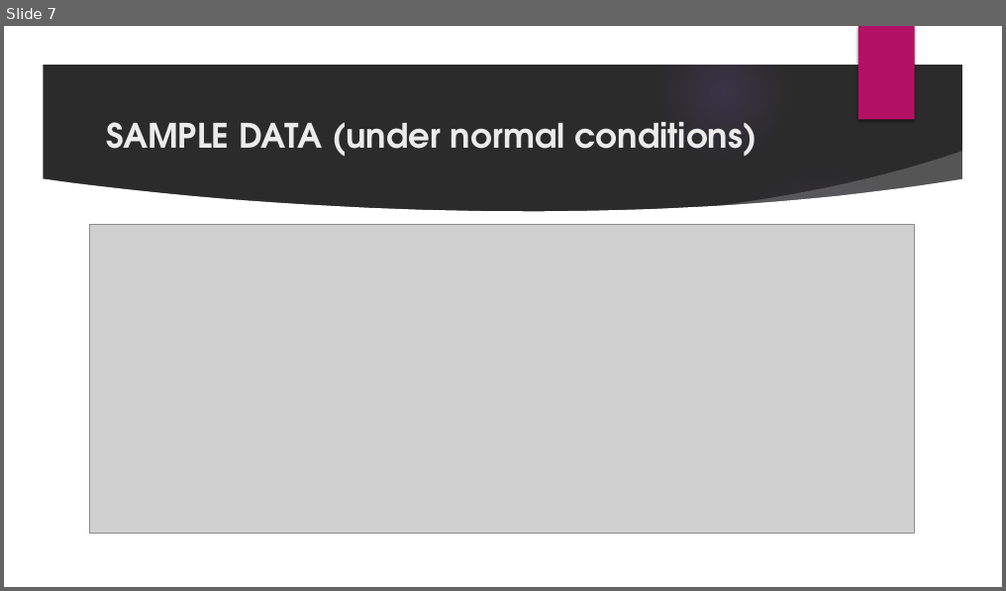
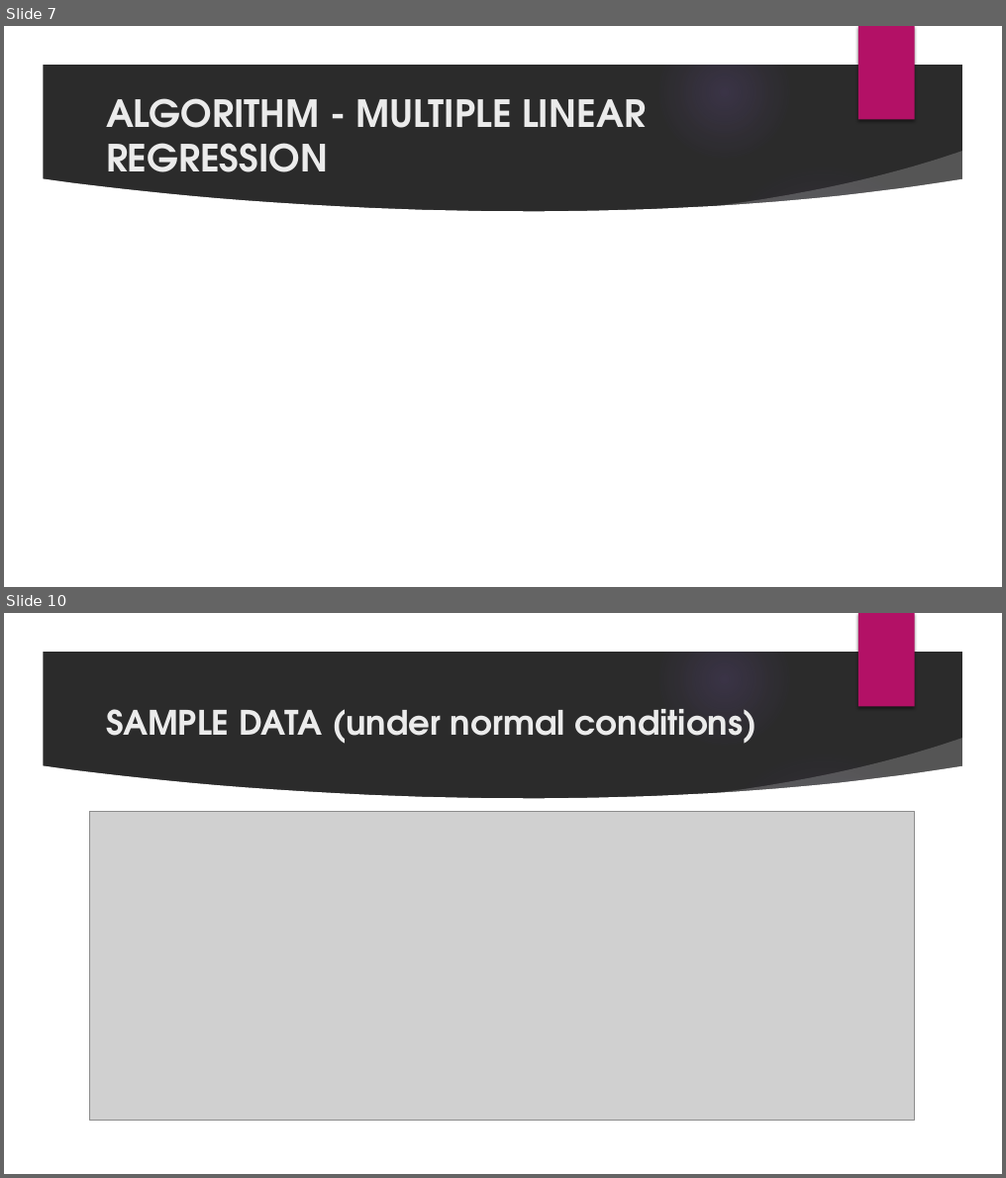
Before and after one commit to nsudhanva/ectm, a slide deck: docs/ectm_presentation.pptx. Shown one above the other, each under a label of ours: slide 7 before the commit, slides 7 and 10 after it; the slides between them are not shown. The pictures are 1006x591 and 1006x1178 pixels, drawn with LibreOffice and Linux fonts; fonts in the diff are those of the drawing; grey boxes stand for pictures; background and template pictures are left out; a plain dark background stands for a picture behind light text. Boxes give left, top, right and bottom in pixels: in the first picture for what was removed or moved away, otherwise in the second. Text is boxed around its words. In the diff, an @@ line names an element or a change of style, - is before the commit and + after.

```diff
--- a/docs/ectm_presentation.pptx
+++ b/docs/ectm_presentation.pptx
@@ slide 7 added at [4, 26, 1002, 587], background picture (left out); not listed: 9 template elements that a slide beside it also shows @@
@@ title added at [106, 98, 646, 187], 36 pt, text #EBEBEB, bold @@
+ALGORITHM - MULTIPLE LINEAR REGRESSION
@@ what was slide 7 is now slide 10 @@
```
Also in this commit, not shown: 7 slides changed, 5 other slides added, 7 other files.
